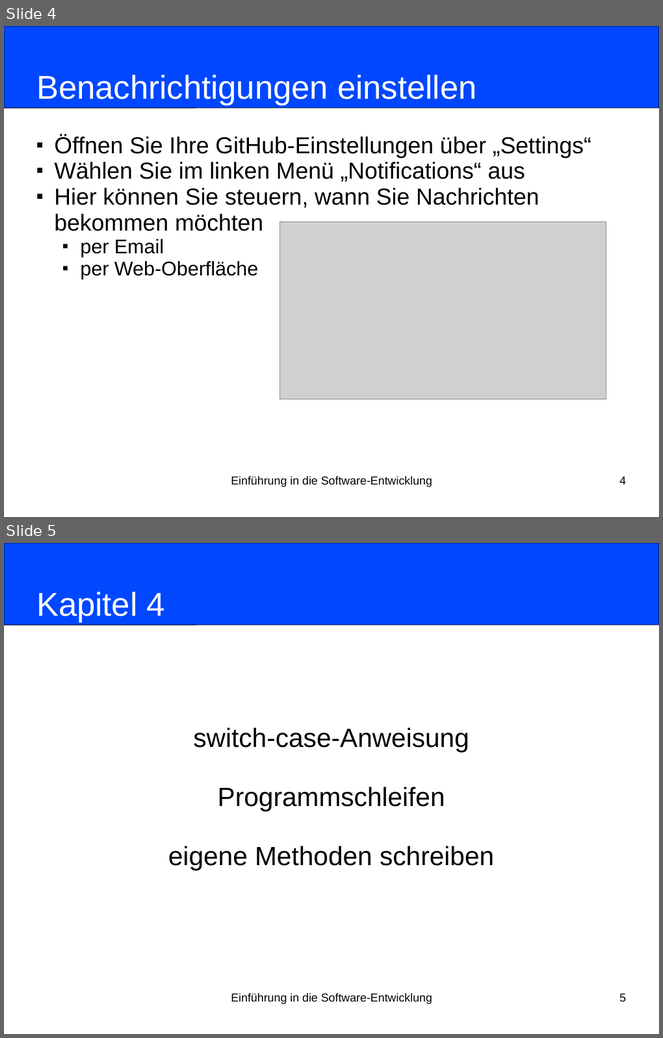
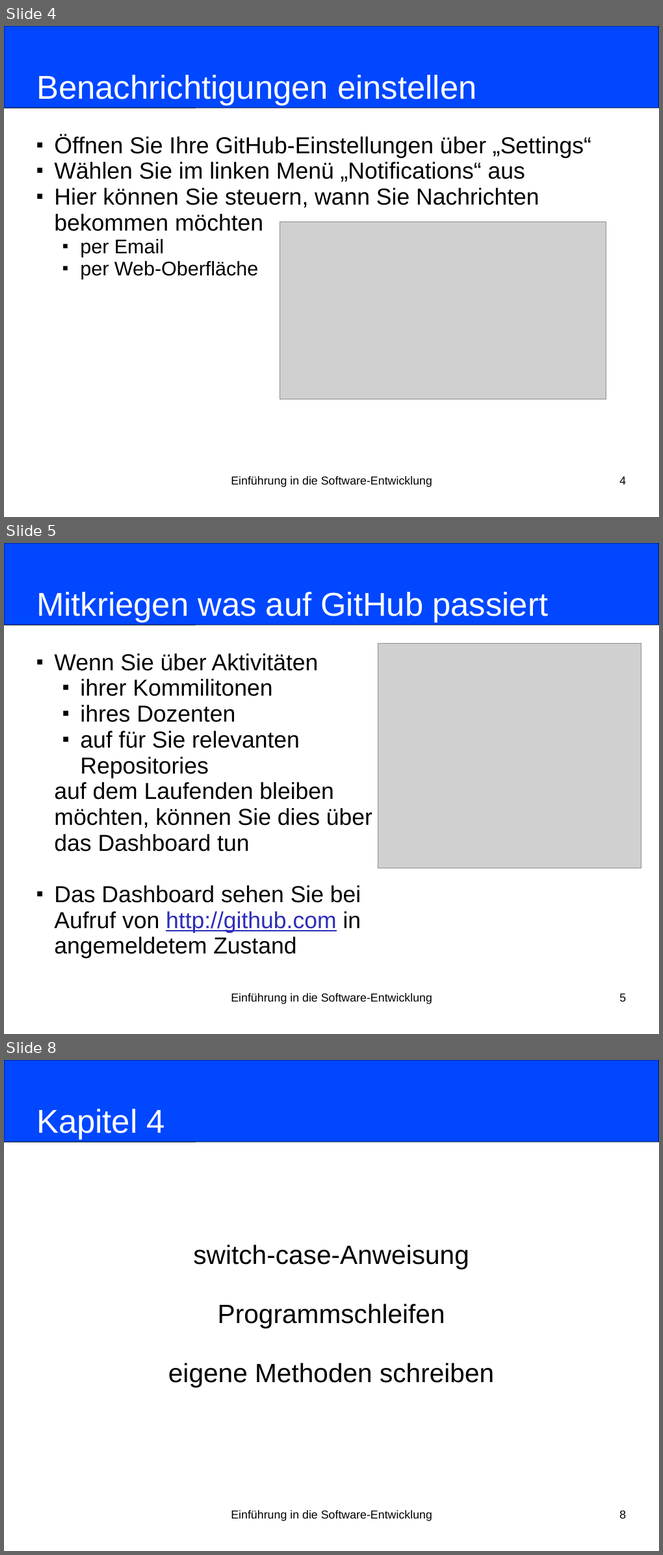
Before and after one commit to nordakademie-einfuehrung-java/vorlesungsskript, a slide deck: folien/Semester_03_Termin_04_Kapitel04.pptx. Shown one above the other, each under a label of ours: slides 4 and 5 before the commit, slides 4, 5 and 8 after it; the slides between them are not shown. The pictures are 663x1038 and 663x1555 pixels, drawn with LibreOffice and Linux fonts; fonts in the diff are those of the drawing; grey boxes stand for pictures. Boxes give left, top, right and bottom in pixels: in the first picture for what was removed or moved away, otherwise in the second. Text is boxed around its words. In the diff, an @@ line names an element or a change of style, - is before the commit and + after.

Commit message:
github uebungen hinzugefuegt

```diff
--- a/folien/Semester_03_Termin_04_Kapitel04.pptx
+++ b/folien/Semester_03_Termin_04_Kapitel04.pptx
@@ slide 5 added at (4,543,659,1034), background #FFFFFF @@
@@ rounded rectangle added at (4,543,659,625), fill #0047FF, outline #000000 0.75 pt @@
@@ title added at (36,592,548,622), 40 pt, text #FFFFFF @@
+Mitkriegen was auf GitHub passiert
@@ subtitle added at (54,653,373,959), 28 pt, text #000000 @@
+■ Wenn Sie über Aktivitäten
+  ■ ihrer Kommilitonen
+  ■ ihres Dozenten
+  ■ auf für Sie relevanten Repositories
+auf dem Laufenden bleiben möchten, können Sie dies über das Dashboard tun
+■ Das Dashboard sehen Sie bei Aufruf von http://github.com in angemeldetem Zustand
@@ picture added at (378,644,642,868) @@
@@ text added at (231,993,432,1005), 14 pt, text #000000 @@
+Einführung in die Software-Entwicklung
@@ page number added at (620,993,626,1002), 14 pt, text #000000 @@
+5
@@ what was slide 5 is now slide 8 @@
@@ page number at (620,1510,626,1519): text changed @@
-5
+8
```
Also in this commit, not shown: 3 slides changed, 2 other slides added.
